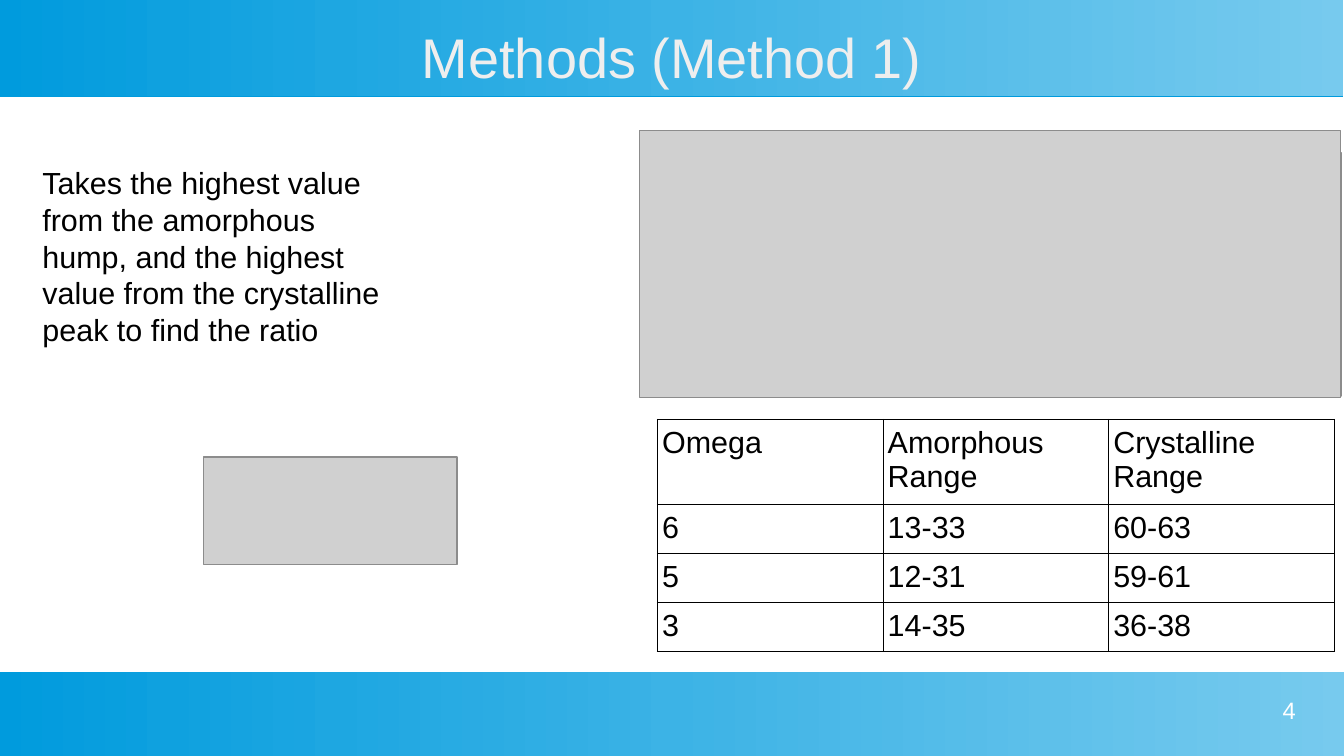
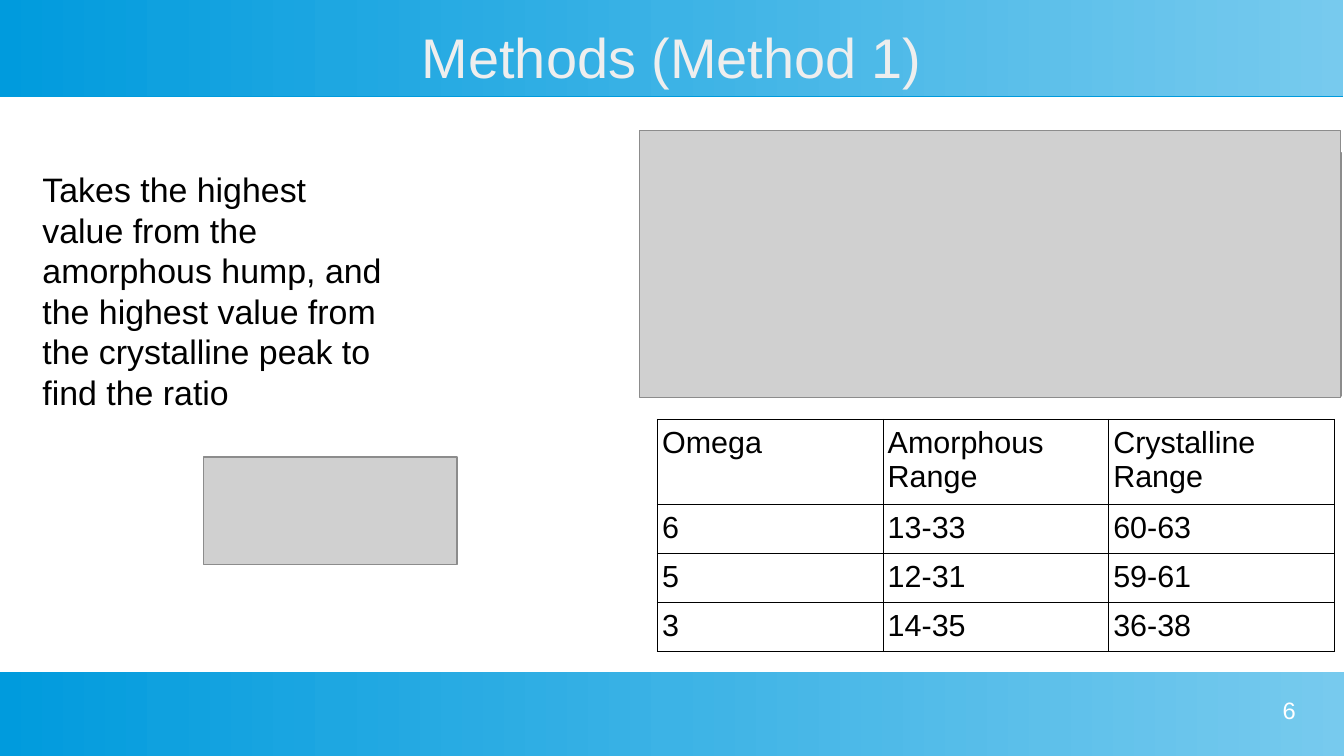
Before and after one commit to MarkS5001/GIXRD-Thesis, a slide deck: slide 6 of Thesis Defense Presentation.odp (slide 4 before the commit). Drawn at 1344x756 pixels with LibreOffice and Linux fonts; fonts in the diff are those of the drawing; grey boxes stand for pictures. Boxes give left, top, right and bottom in pixels: in the first picture for what was removed or moved away, otherwise in the second. Text is boxed around its words. In the diff, an @@ line names an element or a change of style, - is before the commit and + after.

```diff
--- a/Thesis Defense Presentation.odp
+++ b/Thesis Defense Presentation.odp
@@ text "Takes the highest value from ..." at [42,177,382,406]: size 18 to 20 pt @@
@@ page number at [1283,702,1296,719]: text changed @@
-4
+6
```
Also in this commit, not shown: 3 other slides changed, 4 slides added, 1 slide removed.
